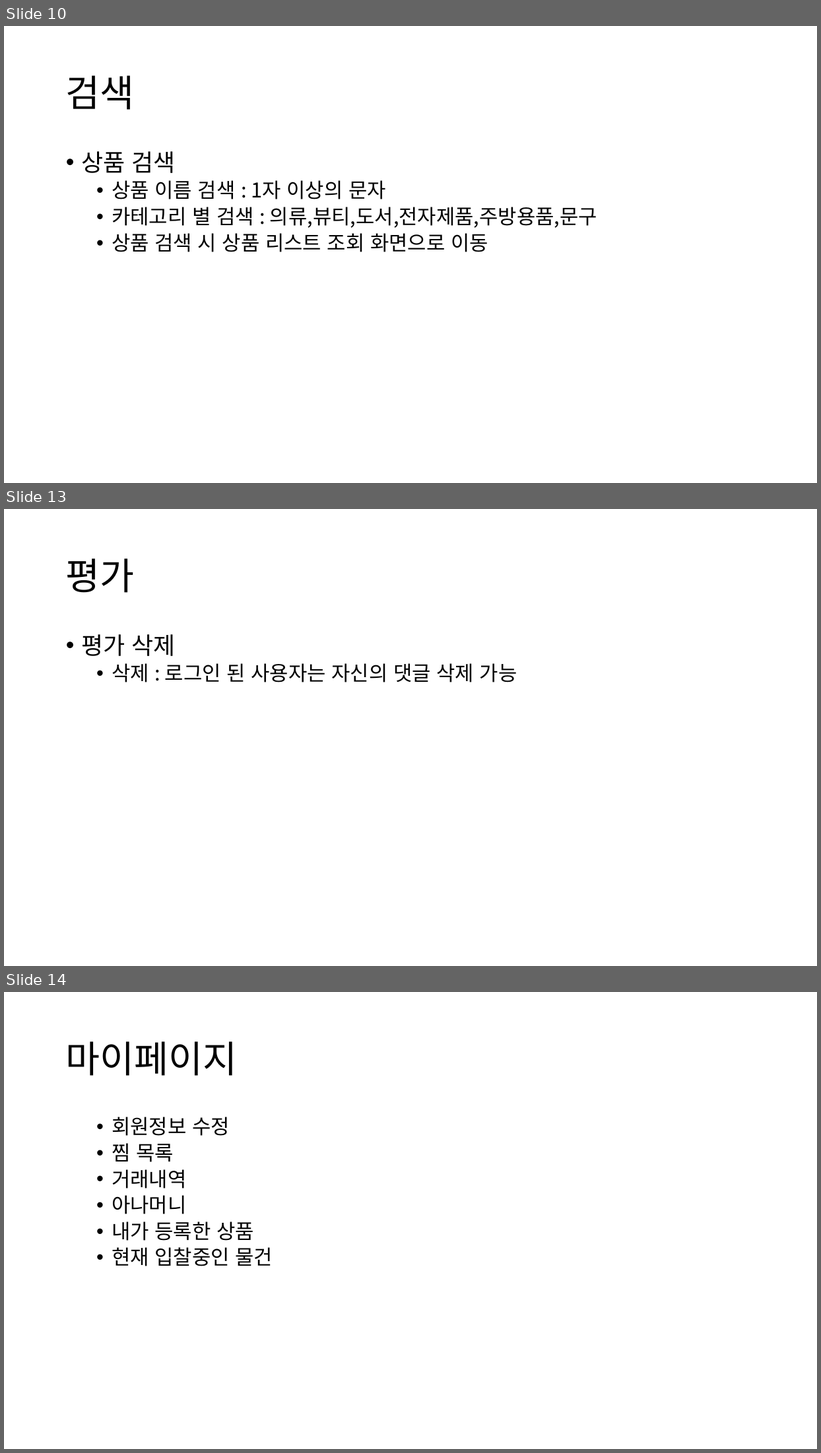
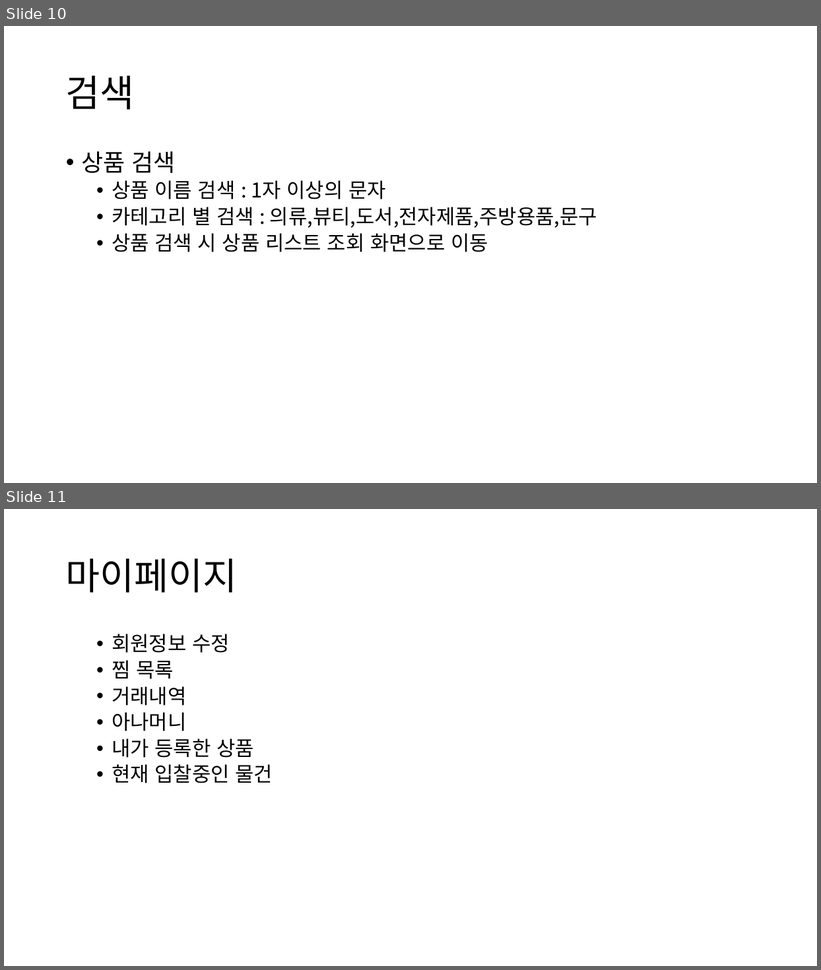
Before and after one commit to Singan/anabada-project, a slide deck: ppt/요구사항 명세서.pptx. Shown one above the other, each under a label of ours: slides 10, 13 and 14 before the commit, slides 10 and 11 after it; the slides between them are not shown. The pictures are 821x1453 and 821x970 pixels, drawn with LibreOffice and Linux fonts; fonts in the diff are those of the drawing. Boxes give left, top, right and bottom in pixels: in the first picture for what was removed or moved away, otherwise in the second. Text is boxed around its words. In the diff, an @@ line names an element or a change of style, - is before the commit and + after.

```diff
--- a/ppt/요구사항 명세서.pptx
+++ b/ppt/요구사항 명세서.pptx
@@ slide 13 removed at <box>4,509,817,966</box>, background #FFFFFF @@
@@ title removed at <box>66,559,135,593</box> @@
-평가
@@ text removed at <box>81,634,517,683</box> @@
-• 평가 삭제
-  • 삭제 : 로그인 된 사용자는 자신의 댓글 삭제 가능
@@ what was slide 14 is now slide 11 @@
```
Also in this commit, not shown: 2 other slides removed, 4 other files.
